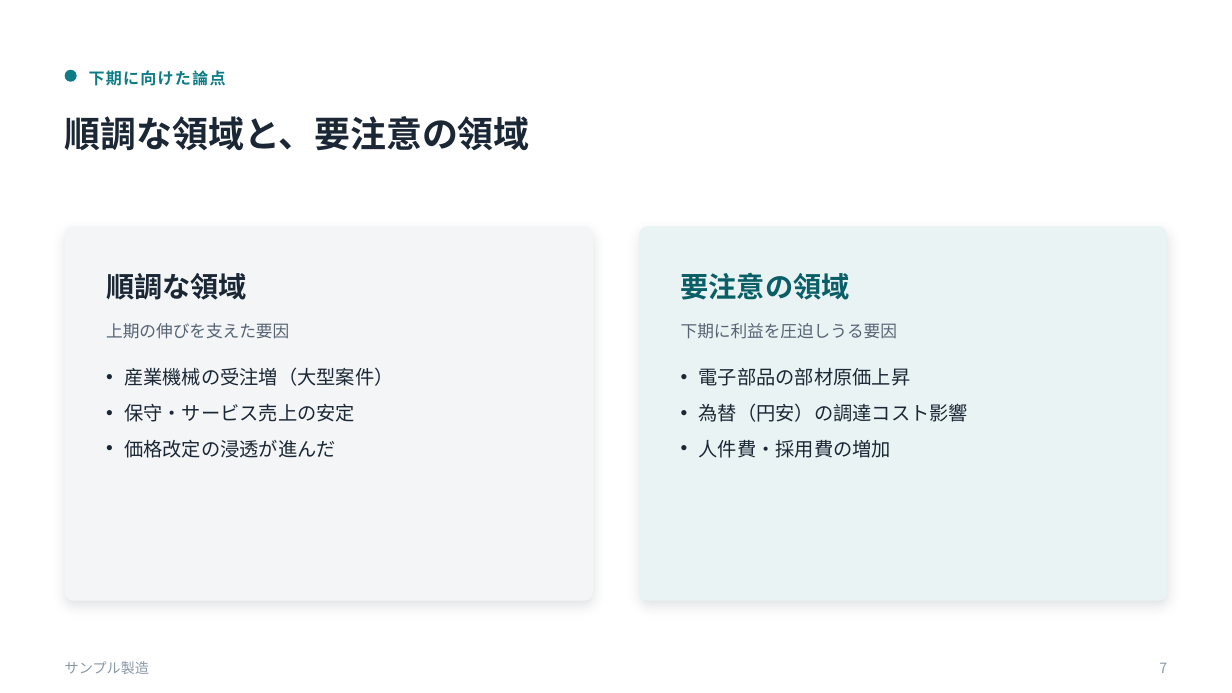
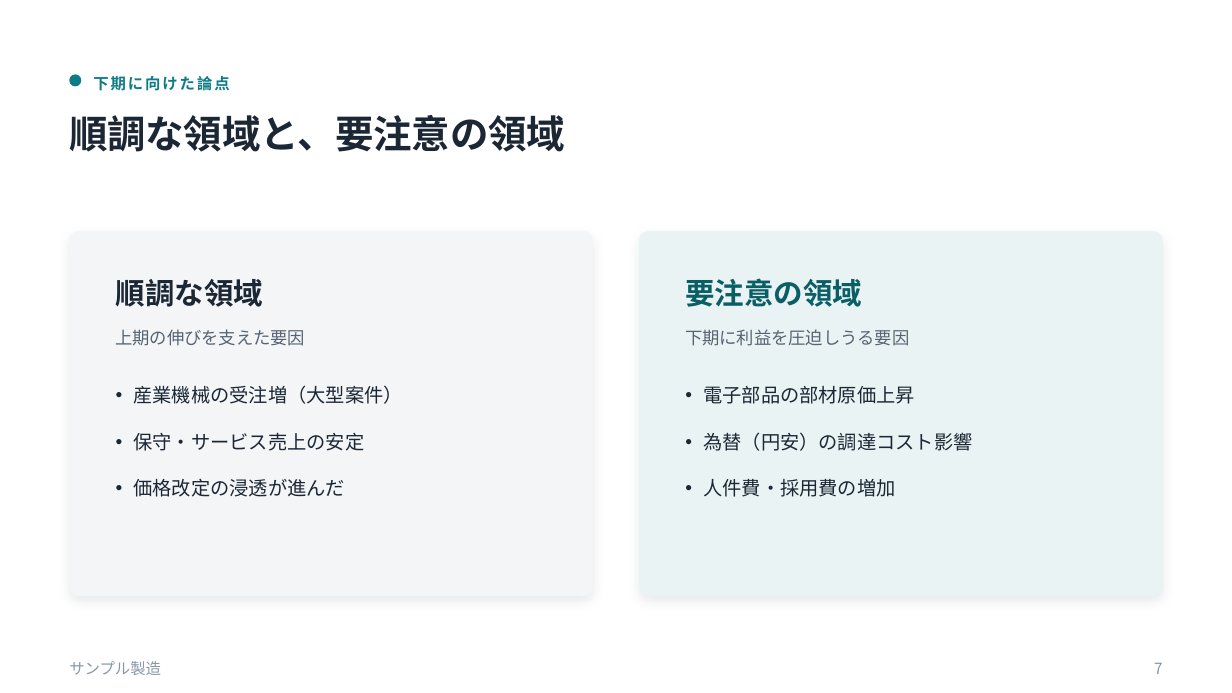
Before and after one commit to daikichi-lab/design-system-plugin, a slide deck: slide 7 of pptx-creation-plugin/examples/financial-analysis/out/deck.pptx. Drawn at 1232x693 pixels with LibreOffice and Linux fonts; fonts in the diff are those of the drawing. Boxes give left, top, right and bottom in pixels: in the first picture for what was removed or moved away, otherwise in the second. Text is boxed around its words. In the diff, an @@ line names an element or a change of style, - is before the commit and + after.

```diff
--- a/pptx-creation-plugin/examples/financial-analysis/out/deck.pptx
+++ b/pptx-creation-plugin/examples/financial-analysis/out/deck.pptx
@@ ellipse: place and size @@
-ellipse at box(65, 70, 77, 82)
+ellipse at box(69, 75, 81, 87)
@@ text "下期に向けた論点" at box(93, 76, 229, 91): size 12.5 to 12 pt, letter spacing 1 to 1.5 pt @@
@@ text "順調な領域と、要注意の領域" at box(69, 115, 565, 152): size 28 to 30 pt, letter spacing 0 to -0.2 pt; line spacing 1.12 to 1.08 @@
@@ rounded rectangle: place and size @@
-rounded rectangle at box(65, 226, 593, 601)
+rounded rectangle at box(69, 231, 593, 596)
@@ rounded rectangle at box(69, 231, 593, 596): shadow changed; proportions changed @@
@@ rounded rectangle at box(640, 231, 1164, 596): shadow changed; proportions changed @@
@@ rounded rectangle: place and size @@
-rounded rectangle at box(640, 226, 1168, 601)
+rounded rectangle at box(640, 231, 1164, 596)
@@ text "順調な領域": place and size @@
-text "順調な領域" at box(106, 273, 247, 300)
+text "順調な領域" at box(116, 279, 264, 307)
@@ text "順調な領域" at box(116, 279, 264, 307): size 22 to 23 pt @@
@@ text "要注意の領域" at box(685, 278, 862, 307): size 22 to 23 pt @@
@@ text "上期の伸びを支えた要因": place and size @@
-text "上期の伸びを支えた要因" at box(106, 323, 289, 339)
+text "上期の伸びを支えた要因" at box(116, 329, 306, 346)
@@ text "上期の伸びを支えた要因" at box(116, 329, 306, 346): size 13 to 13.5 pt @@
@@ text "下期に利益を圧迫しうる要因" at box(685, 329, 909, 346): size 13 to 13.5 pt @@
@@ text "産業機械の受注増（大型案件）": place and size @@
-text "産業機械の受注増（大型案件）" at box(124, 367, 393, 458)
+text "産業機械の受注増（大型案件）" at box(133, 385, 402, 497)
@@ text "産業機械の受注増（大型案件）" at box(133, 385, 402, 497): line spacing 1 to 1.4; more space between paragraphs @@
@@ text "電子部品の部材原価上昇" at box(703, 386, 972, 497): line spacing 1 to 1.4; more space between paragraphs @@
@@ text "電子部品の部材原価上昇": place and size @@
-text "電子部品の部材原価上昇" at box(699, 368, 968, 458)
+text "電子部品の部材原価上昇" at box(703, 386, 972, 497)
@@ text "サンプル製造" at box(69, 661, 161, 675): size 11 to 12 pt @@
@@ text "7" at box(1154, 663, 1163, 674): size 11 to 12 pt @@
```
Also in this commit, not shown: 9 other slides changed, 25 other files.
